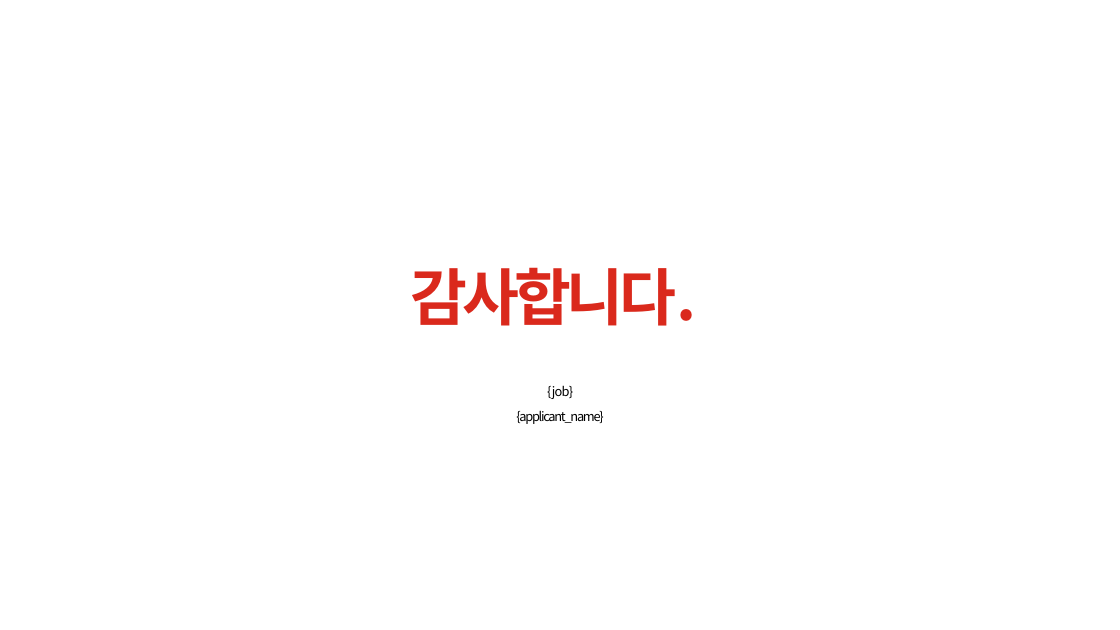
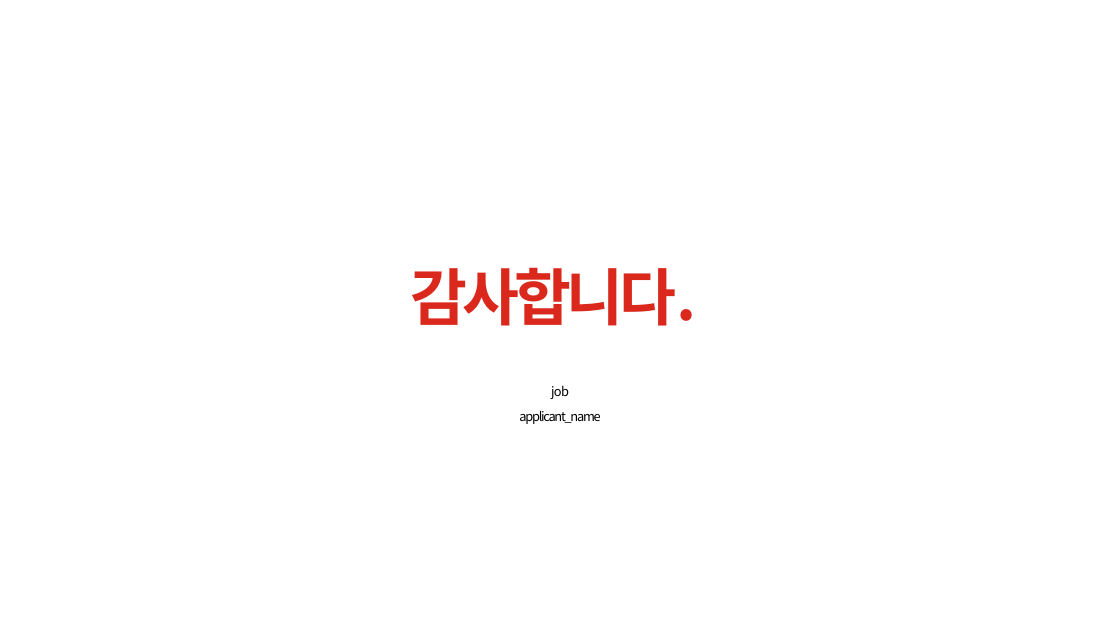
Before and after one commit to qja1998/github_mcp, a slide deck: slide 5 of ppt/sample.pptx. Drawn at 1120x630 pixels with LibreOffice and Linux fonts; fonts in the diff are those of the drawing; background and template pictures are left out. Boxes give left, top, right and bottom in pixels: in the first picture for what was removed or moved away, otherwise in the second. Text is boxed around its words. In the diff, an @@ line names an element or a change of style, - is before the commit and + after.

```diff
--- a/ppt/sample.pptx
+++ b/ppt/sample.pptx
@@ text at bbox=[519, 385, 600, 424]: text changed @@
-{job}
-{applicant_name}
+job
+applicant_name
```
Also in this commit, not shown: 4 other slides changed, 3 other files.
